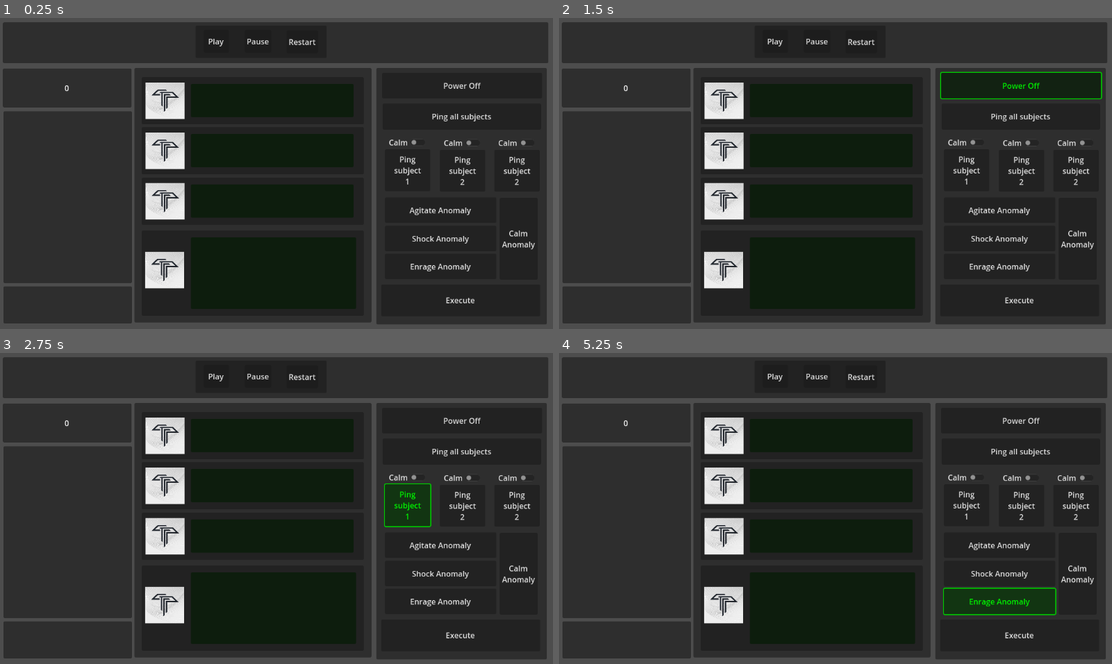
Above: before the commit, frames 1-4 (two rows, left to right).
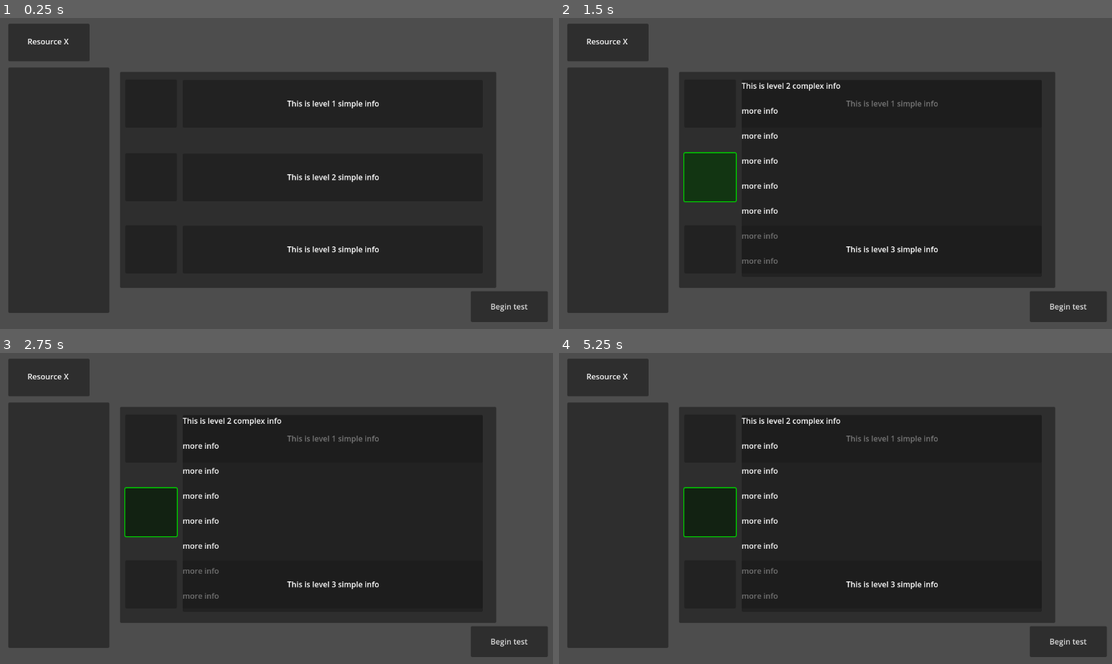
Above: after the commit, the same moments.

Repository: andrewpressman/MonsterManagement
Game: Godot game, scene res://Level Select/Level Select Screen.tscn
Two runs of this game, one before a commit and one after it. Both use one fixed random seed, a clock stepped at 60 frames per second and the inputs below. Before the commit the project starts from res://Game Screen.tscn. Sound files missing from this copy of the repository are replaced by a short silence.
Inputs (mouse positions are in pixels of both pictures, inside the frame that each line leads up to):
- Up to frame 1 (0.25 s): no input
- Up to frame 2 (1.5 s): click (1023, 86) at 0.5 s, where only the run before the commit has a clickable "Power Off"; click (708, 176) at 1.27 s
- Up to frame 3 (2.75 s): click (409, 505) at 2 s, where only the run before the commit has a clickable "Ping subject 1"
- Up to frame 4 (5.25 s): click (1023, 505) at 2.75 s, where only the run before the commit has a clickable "Ping subject 2"; click (1001, 545) at 3.5 s, where only the run before the commit has a clickable "Agitate Anomaly"; click (1001, 573) at 4.25 s, where only the run before the commit has a clickable "Shock Anomaly"; click (1001, 601) at 5 s, where only the run before the commit has a clickable "Enrage Anomaly"

The runs differ from the first frame. In frame 1, 39% of the frame differs, in the area x 0-100%, y 1-99%; in frame 2, 37%; in frame 3, 36%; in frame 4, 37%.

Commit message:
Changed inital scene to level select, started functionality for level selection GUI

Diff:
--- a/Level Select/Level Select Screen.tscn
+++ b/Level Select/Level Select Screen.tscn
@@ -1,12 +1,169 @@
-[gd_scene format=3 uid="uid://dst8wwsxp2d0w"]
+[gd_scene load_steps=3 format=3 uid="uid://dst8wwsxp2d0w"]
+
+[ext_resource type="Script" path="res://Level Select/Level.gd" id="1_1i0fd"]
+[ext_resource type="Script" path="res://Level Select/LevelSelector.gd" id="1_t3wki"]
 
 [node name="Node2D" type="Node2D"]
 
 [node name="Case options" type="Panel" parent="."]
-offset_left = 142.0
-offset_top = 117.0
-offset_right = 972.0
-offset_bottom = 516.0
+offset_left = 249.0
+offset_top = 112.0
+offset_right = 1030.0
+offset_bottom = 561.0
+script = ExtResource("1_t3wki")
+
+[node name="Level1" type="Node" parent="Case options"]
+script = ExtResource("1_1i0fd")
+
+[node name="select" type="Button" parent="Case options/Level1"]
+offset_left = 260.0
+offset_top = 128.0
+offset_right = 367.0
+offset_bottom = 228.0
+
+[node name="MiniInfo" type="Panel" parent="Case options/Level1"]
+offset_left = 379.0
+offset_top = 129.0
+offset_right = 1002.0
+offset_bottom = 228.0
+
+[node name="Label" type="Label" parent="Case options/Level1/MiniInfo"]
+layout_mode = 0
+offset_right = 626.0
+offset_bottom = 98.0
+text = "This is level 1 simple info"
+horizontal_alignment = 1
+vertical_alignment = 1
+
+[node name="BigInfo" type="Panel" parent="Case options/Level1"]
+visible = false
+offset_left = 379.0
+offset_top = 129.0
+offset_right = 1002.0
+offset_bottom = 538.0
+
+[node name="Label" type="Label" parent="Case options/Level1/BigInfo"]
+layout_mode = 0
+offset_right = 623.0
+offset_bottom = 407.0
+text = "This is level 1 complex info
+
+more info
+
+more info
+
+more info
+
+more info
+
+more info
+
+more info
+
+more info"
+
+[node name="Level2" type="Node" parent="Case options"]
+script = ExtResource("1_1i0fd")
+
+[node name="select" type="Button" parent="Case options/Level2"]
+offset_left = 260.0
+offset_top = 281.0
+offset_right = 367.0
+offset_bottom = 381.0
+metadata/_edit_use_anchors_ = true
+
+[node name="MiniInfo" type="Panel" parent="Case options/Level2"]
+offset_left = 379.0
+offset_top = 282.0
+offset_right = 1002.0
+offset_bottom = 381.0
+metadata/_edit_use_anchors_ = true
+
+[node name="Label" type="Label" parent="Case options/Level2/MiniInfo"]
+layout_mode = 0
+offset_right = 626.0
+offset_bottom = 98.0
+text = "This is level 2 simple info"
+horizontal_alignment = 1
+vertical_alignment = 1
+
+[node name="BigInfo" type="Panel" parent="Case options/Level2"]
+visible = false
+offset_left = 379.0
+offset_top = 129.0
+offset_right = 1002.0
+offset_bottom = 538.0
+
+[node name="Label" type="Label" parent="Case options/Level2/BigInfo"]
+layout_mode = 0
+offset_right = 623.0
+offset_bottom = 407.0
+text = "This is level 2 complex info
+
+more info
+
+more info
+
+more info
+
+more info
+
+more info
+
+more info
+
+more info"
+
+[node name="Level3" type="Node" parent="Case options"]
+script = ExtResource("1_1i0fd")
+
+[node name="select" type="Button" parent="Case options/Level3"]
+offset_left = 260.0
+offset_top = 431.0
+offset_right = 367.0
+offset_bottom = 531.0
+metadata/_edit_use_anchors_ = true
+
+[node name="MiniInfo" type="Panel" parent="Case options/Level3"]
+offset_left = 379.0
+offset_top = 432.0
+offset_right = 1002.0
+offset_bottom = 531.0
+
+[node name="Label" type="Label" parent="Case options/Level3/MiniInfo"]
+layout_mode = 0
+offset_right = 626.0
+offset_bottom = 98.0
+text = "This is level 3 simple info"
+horizontal_alignment = 1
+vertical_alignment = 1
+
+[node name="BigInfo" type="Panel" parent="Case options/Level3"]
+visible = false
+offset_left = 379.0
+offset_top = 129.0
+offset_right = 1002.0
+offset_bottom = 538.0
+
+[node name="Label" type="Label" parent="Case options/Level3/BigInfo"]
+layout_mode = 0
+offset_right = 623.0
+offset_bottom = 407.0
+text = "This is level 3 complex info
+
+more info
+
+more info
+
+more info
+
+more info
+
+more info
+
+more info
+
+more info"
 
 [node name="Budget" type="Panel" parent="."]
 offset_left = 17.0
@@ -30,3 +187,17 @@
 offset_right = 1137.0
 offset_bottom = 632.0
 text = "Begin test"
+
+[node name="meta element" type="Panel" parent="."]
+offset_left = 17.0
+offset_top = 103.0
+offset_right = 227.0
+offset_bottom = 613.0
+
+[connection signal="pressed" from="Case options/Level1/select" to="Case options" method="_on_Level1_pressed"]
+[connection signal="pressed" from="Case options/Level1/select" to="Case options/Level1" method="_on_Select_Pressed"]
+[connection signal="pressed" from="Case options/Level2/select" to="Case options" method="_on_Level2_pressed"]
+[connection signal="pressed" from="Case options/Level2/select" to="Case options/Level2" method="_on_Select_Pressed"]
+[connection signal="pressed" from="Case options/Level3/select" to="Case options" method="_on_Level3_pressed"]
+[connection signal="pressed" from="Case options/Level3/select" to="Case options/Level3" method="_on_Select_Pressed"]
+[connection signal="pressed" from="Begin" to="Case options" method="_on_begin_button_pressed"]
--- /dev/null
+++ b/Level Select/Level.gd
@@ -0,0 +1,23 @@
+extends Node
+
+var Select : Button
+var Smallinfo : Panel
+var BigInfo : Panel
+
+var isPanelExpanded : bool = false
+
+# Called when the node enters the scene tree for the first time.
+func _ready():
+	Smallinfo = $MiniInfo
+	BigInfo = $BigInfo
+	BigInfo.hide()
+
+func _on_Select_Pressed(): # Toggle panel size and update internal text
+	if isPanelExpanded:
+		Smallinfo.show()
+		BigInfo.hide()
+	else:
+		Smallinfo.hide()
+		BigInfo.show()
+
+	isPanelExpanded = not isPanelExpanded
--- /dev/null
+++ b/Level Select/LevelSelector.gd
@@ -0,0 +1,68 @@
+extends Panel
+
+var GameController: Node2D
+
+#Monster Controls
+var Level1Button: Button
+var Level2Button: Button
+var Level3Button: Button
+
+var executeButton: Button
+
+var selectedButton: Button  # Stores the currently selected button
+
+func _ready():
+	Level1Button = $Level1/select
+	Level2Button = $Level2/select
+	Level3Button = $Level3/select
+
+	#GameController = get_parent() #TODO: ping to GameController scene
+	# Initially, no button is selected
+	selectedButton = null
+
+# Function to update the button selection and visuals
+func update_button_selection(button: Button):
+	selectedButton = button
+	selectedButton.modulate = Color(0, 1, 0)  # Set selected button to green
+	unselectButtions(false)
+
+func unselectButtions(clear:bool):
+	if clear:
+		selectedButton = null
+
+	for button in [Level1Button, Level2Button, Level3Button]:
+		if button != selectedButton:
+			button.modulate = Color(1, 1, 1)  # Reset color
+
+#TODO: properly show/hide info panels
+func _on_Level1_pressed():
+	update_button_selection(Level1Button)
+	$Level2/BigInfo.hide();
+	$Level3/BigInfo.hide();
+
+func _on_Level2_pressed():
+	update_button_selection(Level2Button)
+	$Level1/BigInfo.hide();
+	$Level3/BigInfo.hide();
+
+func _on_Level3_pressed():
+	update_button_selection(Level3Button)
+	$Level2/BigInfo.hide();
+	$Level1/BigInfo.hide();
+
+func _on_begin_button_pressed():
+	if selectedButton == Level1Button:
+		pass
+
+	if selectedButton == Level2Button:
+		pass
+
+	if selectedButton == Level3Button:
+		pass
+
+	# Reset the button selection
+	unselectButtions(true)
+
+func StartGame():
+	#pass in parameters for game
+	get_tree().change_scene_to_file("res://Level Select/Level Select Screen.tscn")
--- a/project.godot
+++ b/project.godot
@@ -11,6 +11,6 @@
 [application]
 
 config/name="MonsterManagement"
-run/main_scene="res://Game Screen.tscn"
+run/main_scene="res://Level Select/Level Select Screen.tscn"
 config/features=PackedStringArray("4.1", "Forward Plus")
 config/icon="res://icon.svg"
